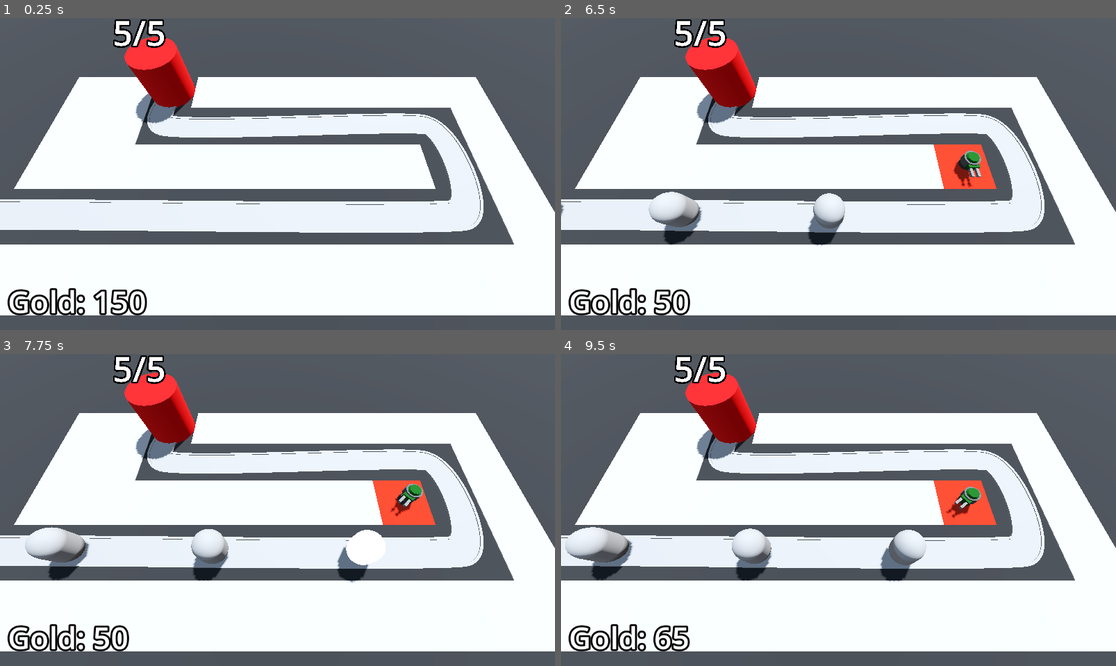
Above: before the commit, frames 1-4 (two rows, left to right).
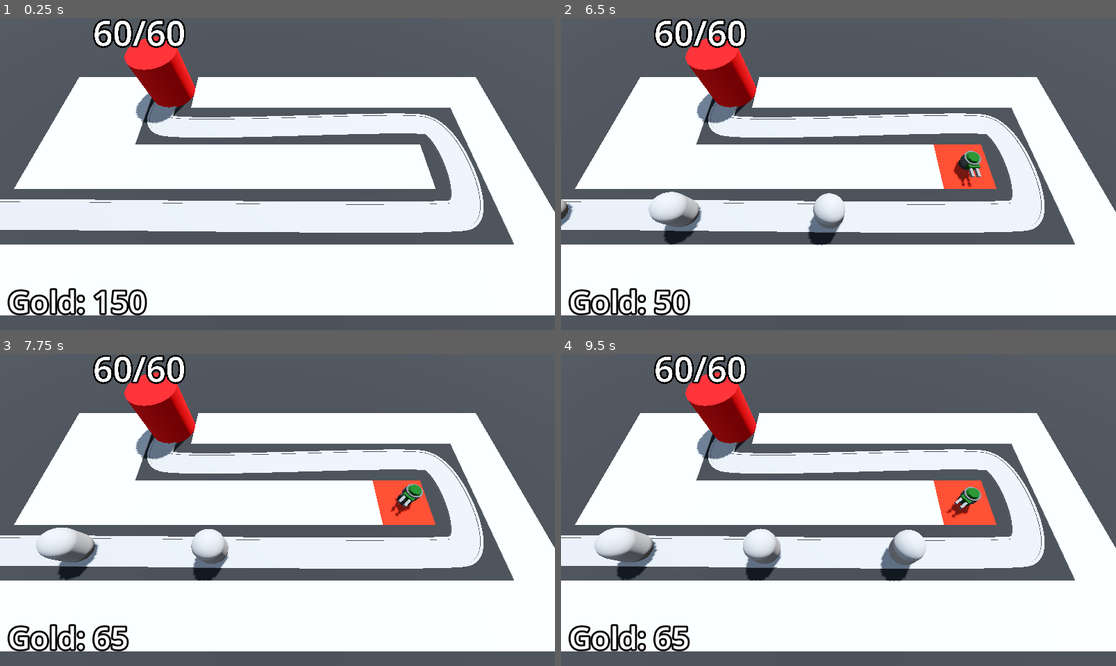
Above: after the commit, the same moments.

Repository: MateuszKosowski/Barbarian-Tower-Defense
Game: Godot game, scene res://Scenes/BaseLvl.tscn
Same seed, same stepped clock (60 frames per second), same inputs: the game is played once before the commit and once after it.
Inputs (mouse positions are in pixels of both pictures, inside the frame that each line leads up to):
- Up to frame 1 (0.25 s): no input
- Up to frame 2 (6.5 s): tap Enter at 0.5, 2 s; move the mouse to (960, 158) at 0.52 s; press the mouse at (960, 158) at 0.53 s; tap Space at 1.25 s; move the mouse to (727, 189) at 1.27 s; release the mouse at (727, 189) at 1.28 s; click (727, 189) at 1.35 s; move the mouse to (894, 105) at 2.02 s; press the mouse at (894, 105) at 2.03 s; move the mouse to (810, 236) at 2.77 s; release the mouse at (810, 236) at 2.78 s; click (810, 236) at 2.85 s; move the mouse to (1005, 220) at 3.52 s; press the mouse at (1005, 220) at 3.53 s; move the mouse to (672, 127) at 4.27 s; release the mouse at (672, 127) at 4.28 s; click (672, 127) at 4.35 s; move the mouse to (866, 174) at 5.02 s; press the mouse at (866, 174) at 5.03 s; move the mouse to (755, 96) at 5.77 s; release the mouse at (755, 96) at 5.78 s; click (755, 96) at 5.85 s
- Up to frame 3 (7.75 s): move the mouse to (399, 494) at 6.52 s; press the mouse at (399, 494) at 6.53 s; move the mouse to (166, 525) at 7.27 s; release the mouse at (166, 525) at 7.28 s; click (166, 525) at 7.35 s
- Up to frame 4 (9.5 s): move the mouse to (894, 441) at 8.02 s; press the mouse at (894, 441) at 8.03 s; move the mouse to (810, 572) at 8.77 s; release the mouse at (810, 572) at 8.78 s; click (810, 572) at 8.85 s

The runs differ from the first frame. In frame 1, 0.8% of the frame differs, in the area x 16-34%, y 0-10%; in frame 2, 0.9%; in frame 3, 2.3%; in frame 4, 3.2%, in the area x 0-40%, y 0-73%.

Commit message:
Add enemy scaling

Diff:
--- a/Scenes/BaseLvl.tscn
+++ b/Scenes/BaseLvl.tscn
@@ -8,6 +8,7 @@
 [ext_resource type="Script" path="res://Scenes/TurretManager.gd" id="5_tmalv"]
 [ext_resource type="PackedScene" uid="uid://3t68klkrfmgb" path="res://Scenes/Turret/turret.tscn" id="6_wbrk8"]
 [ext_resource type="Script" path="res://Scenes/Bank.gd" id="8_ql678"]
+[ext_resource type="PackedScene" uid="uid://bp66dm2lnx7dc" path="res://Scenes/DifficultiManager/difficulti_manager.tscn" id="9_uhcod"]
 
 [sub_resource type="ProceduralSkyMaterial" id="ProceduralSkyMaterial_xbfr8"]
 sky_horizon_color = Color(0.64625, 0.65575, 0.67075, 1)
@@ -39,6 +40,12 @@
 shadow_size = 5
 shadow_color = Color(0, 0, 0, 0.65098)
 
+[sub_resource type="Curve" id="Curve_qqqnf"]
+min_value = 10.0
+max_value = 150.0
+_data = [Vector2(0, 10), 0.0, 140.0, 0, 1, Vector2(1, 150), 140.0, 0.0, 1, 0]
+point_count = 2
+
 [node name="BaseLvl" type="Node3D"]
 
 [node name="WorldEnvironment" type="WorldEnvironment" parent="."]
@@ -66,10 +73,11 @@
 }
 metadata/_editor_floor_ = Vector3(0, 0, 0)
 
-[node name="EnemyPath" type="Path3D" parent="."]
+[node name="EnemyPath" type="Path3D" parent="." node_paths=PackedStringArray("difficulty_manager")]
 curve = SubResource("Curve3D_4m5k7")
 script = ExtResource("3_t8ngk")
 enemy_scene = ExtResource("2_seqym")
+difficulty_manager = NodePath("../DifficultiManager")
 metadata/_edit_group_ = true
 
 [node name="Road" type="CSGPolygon3D" parent="EnemyPath"]
@@ -116,6 +124,7 @@
 autostart = true
 
 [node name="Base" parent="." instance=ExtResource("3_gnxop")]
+max_hp = 60
 
 [node name="TurretManager" type="Node3D" parent="." node_paths=PackedStringArray("enemy_path")]
 script = ExtResource("5_tmalv")
@@ -143,4 +152,8 @@
 "
 label_settings = SubResource("LabelSettings_8cdpw")
 
+[node name="DifficultiManager" parent="." instance=ExtResource("9_uhcod")]
+enemy_health_curve = SubResource("Curve_qqqnf")
+
 [connection signal="timeout" from="EnemyPath/SpawnTimer" to="EnemyPath" method="_on_spawn_timer_timeout"]
+[connection signal="stop_spawning_enemies" from="DifficultiManager" to="EnemyPath" method="_on_difficulti_manager_stop_spawning_enemies"]
--- /dev/null
+++ b/Scenes/DifficultiManager/difficulti_manager.gd
@@ -0,0 +1,26 @@
+extends Node
+
+signal stop_spawning_enemies
+
+@export var game_lenght := 30.0
+@export var spawn_time_curve: Curve
+@export var enemy_health_curve: Curve
+@onready var timer: Timer = $Timer
+
+func _ready() -> void:
+	timer.start(game_lenght)
+
+func _process(delta: float) -> void:
+	pass
+
+func game_progress_ratio() -> float:
+	return  1.0 - (timer.time_left) / game_lenght
+
+func get_spawn_time() -> float:
+	return spawn_time_curve.sample(game_progress_ratio())
+
+func get_enemy_health() -> float:
+	return enemy_health_curve.sample(game_progress_ratio())
+
+func _on_timer_timeout() -> void:
+	stop_spawning_enemies.emit()
--- /dev/null
+++ b/Scenes/DifficultiManager/difficulti_manager.tscn
@@ -0,0 +1,18 @@
+[gd_scene load_steps=3 format=3 uid="uid://bp66dm2lnx7dc"]
+
+[ext_resource type="Script" path="res://Scenes/DifficultiManager/difficulti_manager.gd" id="1_rwqe5"]
+
+[sub_resource type="Curve" id="Curve_2p7hf"]
+min_value = 0.25
+max_value = 2.0
+_data = [Vector2(0, 2), 0.0, -1.75, 0, 1, Vector2(1, 0.25), -1.75, 0.0, 1, 0]
+point_count = 2
+
+[node name="DifficultiManager" type="Node"]
+script = ExtResource("1_rwqe5")
+spawn_time_curve = SubResource("Curve_2p7hf")
+
+[node name="Timer" type="Timer" parent="."]
+one_shot = true
+
+[connection signal="timeout" from="Timer" to="." method="_on_timer_timeout"]
--- a/Scenes/Enemy/Enemy.gd
+++ b/Scenes/Enemy/Enemy.gd
@@ -19,9 +19,11 @@
 
 func _ready() -> void:
 	curr_hp = max_hp
+	#Engine.time_scale = 3
 
 func _process(delta: float) -> void:
 	$".".progress += (delta * speed)
 	if($".".progress_ratio == 1):
 		base.take_damage()
 		set_process(false)
+		queue_free()
--- a/Scenes/EnemyPath.gd
+++ b/Scenes/EnemyPath.gd
@@ -1,10 +1,17 @@
 extends Path3D
 
 @export var enemy_scene: PackedScene
+@export var difficulty_manager: Node
+@onready var spawn_timer: Timer = $SpawnTimer
 
 func spawn_enemy() -> void:
 	var new_enemy = enemy_scene.instantiate()
+	new_enemy.max_hp = difficulty_manager.get_enemy_health()
 	add_child(new_enemy)
+	spawn_timer.wait_time = difficulty_manager.get_spawn_time()
 
 func _on_spawn_timer_timeout() -> void:
 	spawn_enemy()
+
+func _on_difficulti_manager_stop_spawning_enemies() -> void:
+	spawn_timer.stop()
Not shown: 1 places in Scenes/BaseLvl.tscn that only renumber resources
